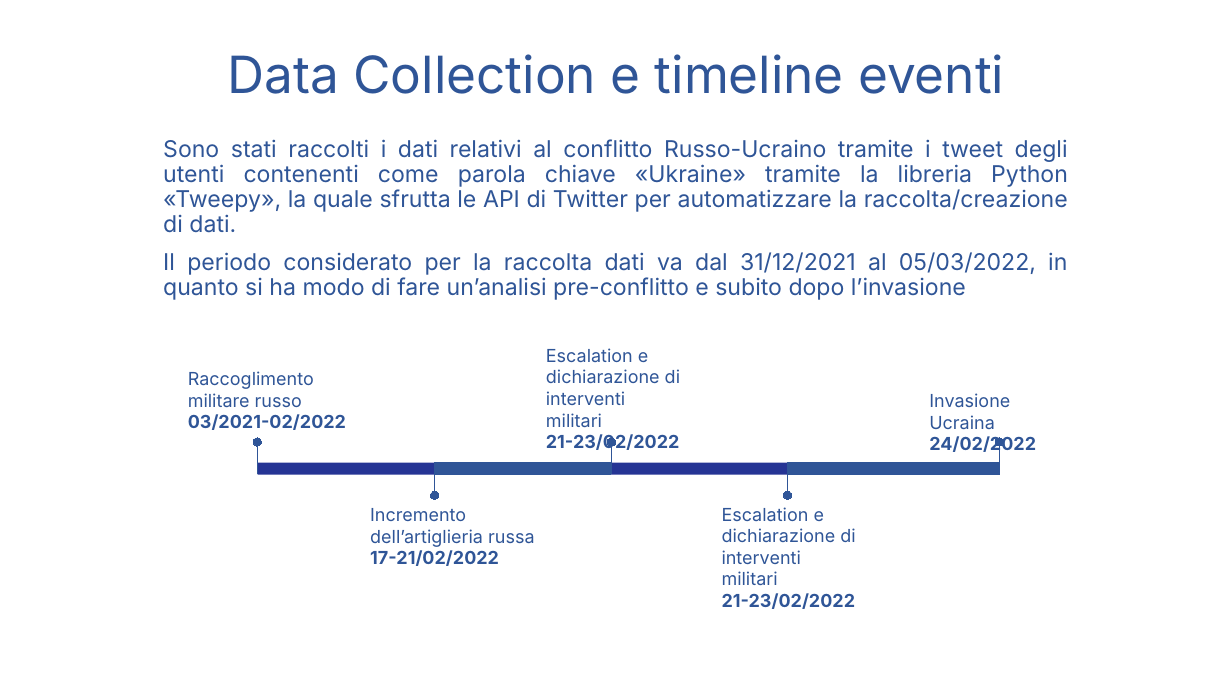
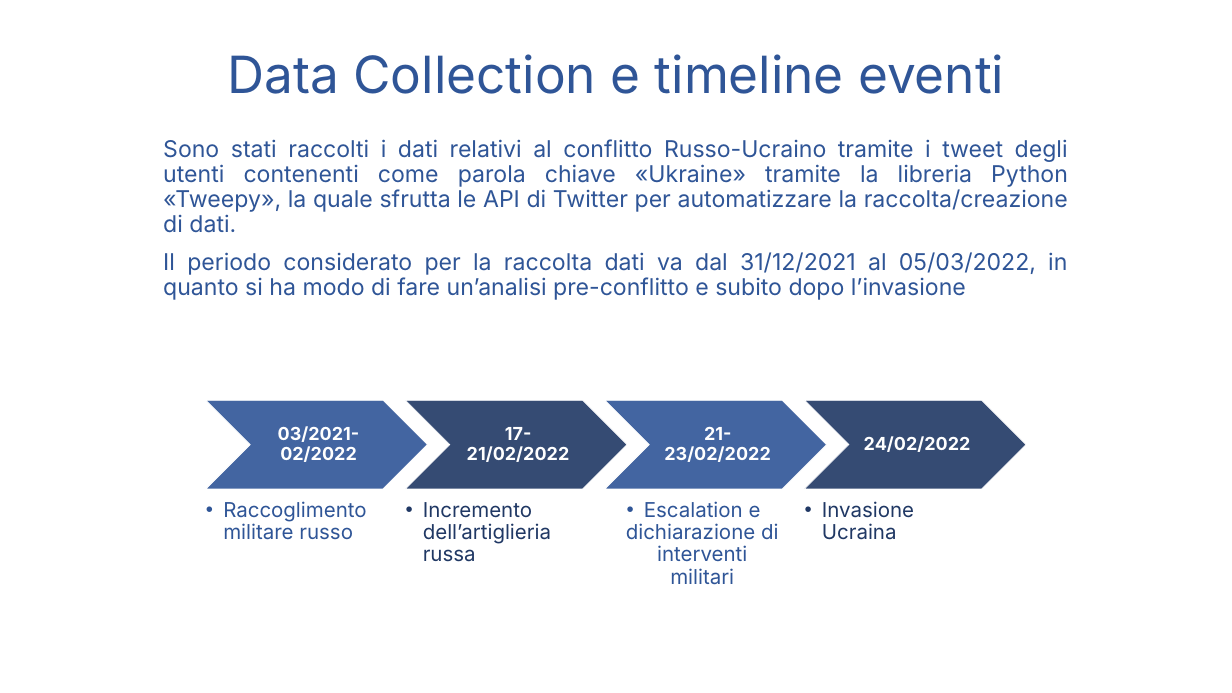
Before and after one commit to MarcoMolinati/VisualizzazioneScientifica, a slide deck: slide 5 of Presentazione/Twitter Sentiment Analysis.pptx (slide 4 before the commit). Drawn at 1232x693 pixels with LibreOffice and Linux fonts; fonts in the diff are those of the drawing; background and template pictures are left out. Boxes give left, top, right and bottom in pixels: in the first picture for what was removed or moved away, otherwise in the second. Text is boxed around its words. In the diff, an @@ line names an element or a change of style, - is before the commit and + after.

```diff
--- a/Presentazione/Twitter Sentiment Analysis.pptx
+++ b/Presentazione/Twitter Sentiment Analysis.pptx
@@ rounded rectangle: place and size @@
-rounded rectangle at <box>104,316,1128,615</box>
+rounded rectangle at <box>104,320,1128,618</box>
@@ text at <box>546,348,680,428</box>: paragraph removed @@
-Escalation e dichiarazione di interventi militari
@@ text at <box>188,371,314,408</box>: paragraph removed @@
-Raccoglimento militare russo
@@ text "03/2021-02/2022": place and size @@
-text "03/2021-02/2022" at <box>188,371,346,430</box>
+text "03/2021-02/2022" at <box>278,426,360,462</box>
@@ text colour #2F5597 to #FFFFFF; alignment left to centre; line spacing 1 to 0.9; more space between paragraphs; vertical alignment top to middle in 3 elements at <box>278,426,360,462</box>, <box>864,436,971,452</box>, <box>664,427,770,462</box> @@
@@ text "21-23/02/2022": place and size @@
-text "21-23/02/2022" at <box>546,348,680,453</box>
+text "21-23/02/2022" at <box>664,427,770,462</box>
@@ text "24/02/2022": place and size @@
-text "24/02/2022" at <box>929,393,1036,455</box>
+text "24/02/2022" at <box>864,436,971,452</box>
@@ text at <box>929,393,1010,430</box>: paragraph removed @@
-Invasione Ucraina
@@ ellipse removed at <box>995,438,1004,446</box> @@
@@ line removed from (1000, 443) to (1000, 475) @@
@@ text "Incremento dell’artiglieria russa": place and size @@
-text "Incremento dell’artiglieria russa" at <box>370,508,534,566</box>
+text "Incremento dell’artiglieria russa" at <box>423,502,551,562</box>
@@ text "Incremento dell’artiglieria russa" at <box>423,502,551,562</box>: size 14 to 16 pt, text colour #2F5597 to #203864; bullet none to •; list level 1 to 2 in "Incremento dell’artiglieria russa"; line spacing 1 to 0.9 @@
@@ text "Escalation e dichiarazione di interventi ...": place and size @@
-text "Escalation e dichiarazione di interventi ..." at <box>722,507,856,609</box>
+text "Escalation e dichiarazione di interventi ..." at <box>626,501,779,585</box>
@@ text "Escalation e dichiarazione di interventi ..." at <box>626,501,779,585</box>: size 14 to 16 pt; alignment left to centre; bullet none to •; list level 1 to 2 in "Escalation e dichiarazione di interventi ..."; line spacing 1 to 0.9 @@
@@ group removed at <box>253,438,999,500</box>: 4 rectangles, 4 lines, 4 ellipses @@
@@ group added at <box>206,400,1027,540</box>: 4 chevrons, 3 texts @@
+  • Raccoglimento militare russo
+17-21/02/2022
+  • Invasione Ucraina
@@ text at <box>370,550,499,566</box>: paragraph removed @@
-17-21/02/2022
@@ text at <box>722,593,856,609</box>: paragraph removed @@
-21-23/02/2022
```
Also in this commit, not shown: 7 other slides changed, 1 slide added, 1 other file.
